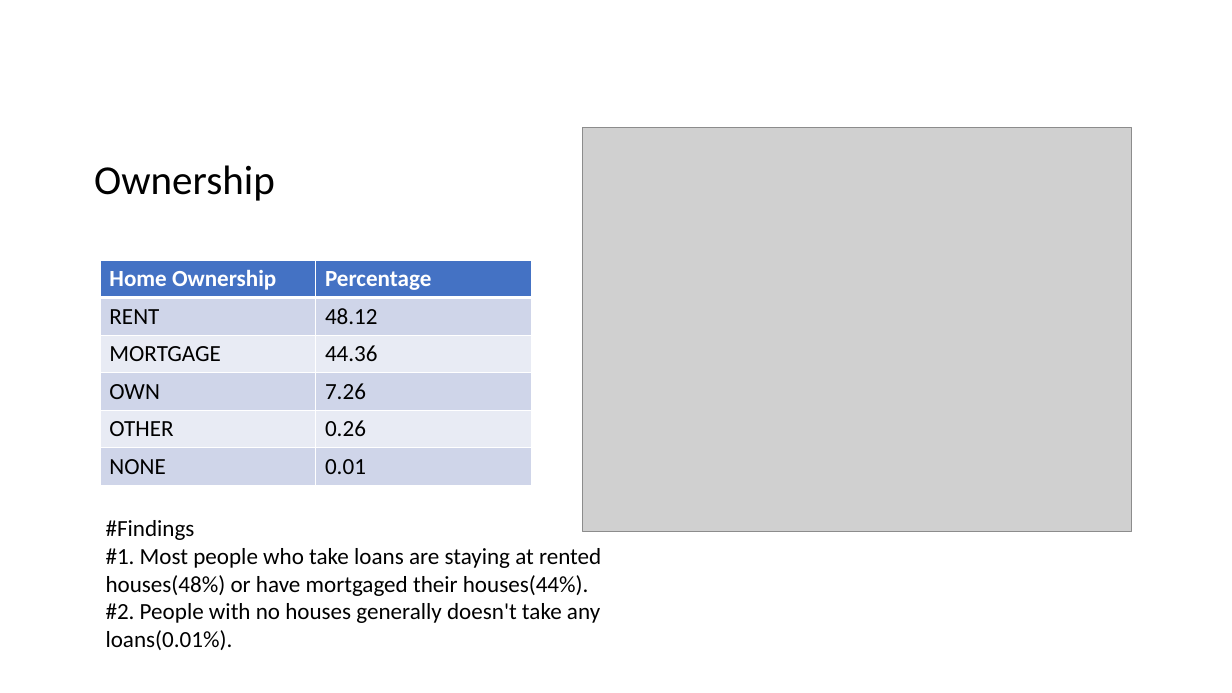
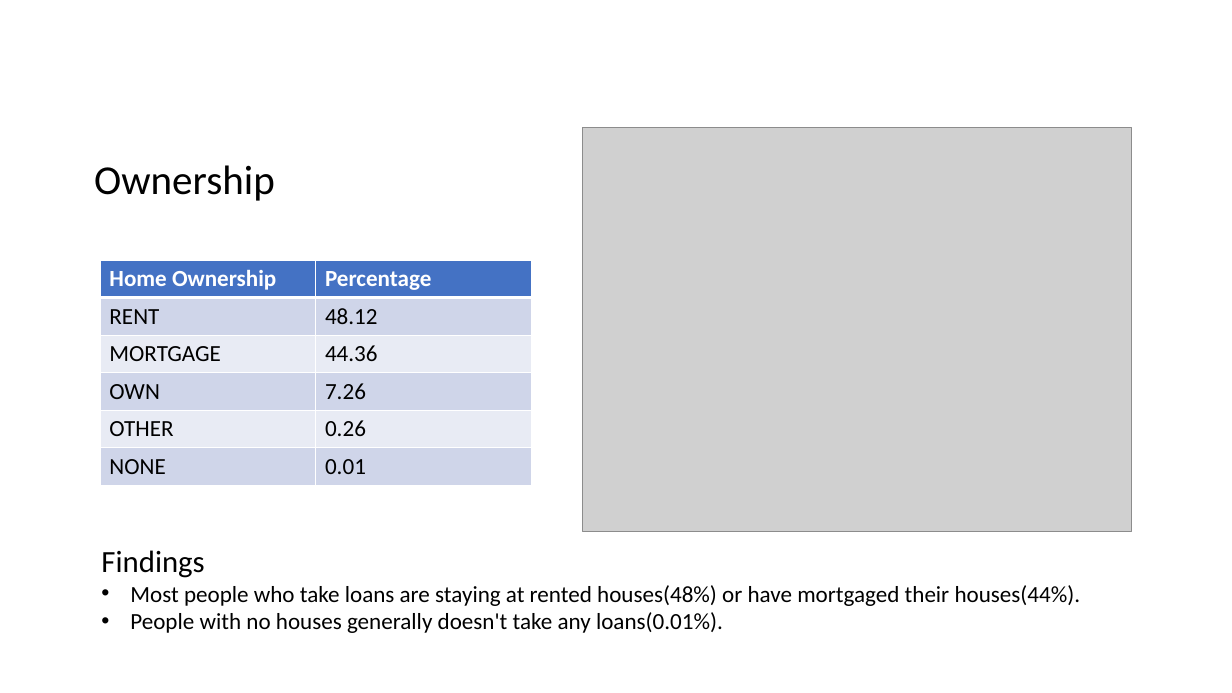
Before and after one commit to Jithendrian/MLProjects, a slide deck: slide 9 of Assignment_CaseStudy/LendingClubCaseStudy/Lending_Club_Case_Study.pptx. Drawn at 1232x693 pixels with LibreOffice and Linux fonts; fonts in the diff are those of the drawing; grey boxes stand for pictures. Boxes give left, top, right and bottom in pixels: in the first picture for what was removed or moved away, otherwise in the second. Text is boxed around its words. In the diff, an @@ line names an element or a change of style, - is before the commit and + after.

```diff
--- a/Assignment_CaseStudy/LendingClubCaseStudy/Lending_Club_Case_Study.pptx
+++ b/Assignment_CaseStudy/LendingClubCaseStudy/Lending_Club_Case_Study.pptx
@@ text at <box>101,550,1081,633</box>: text changed @@
-#Findings
-#1. Most people who take loans are staying at rented houses(48%) or have mortgaged their houses(44%).
-#2. People with no houses generally doesn't take any loans(0.01%).
+Findings
+• Most people who take loans are staying at rented houses(48%) or have mortgaged their houses(44%).
+• People with no houses generally doesn't take any loans(0.01%).
```
Also in this commit, not shown: 17 other slides changed.
